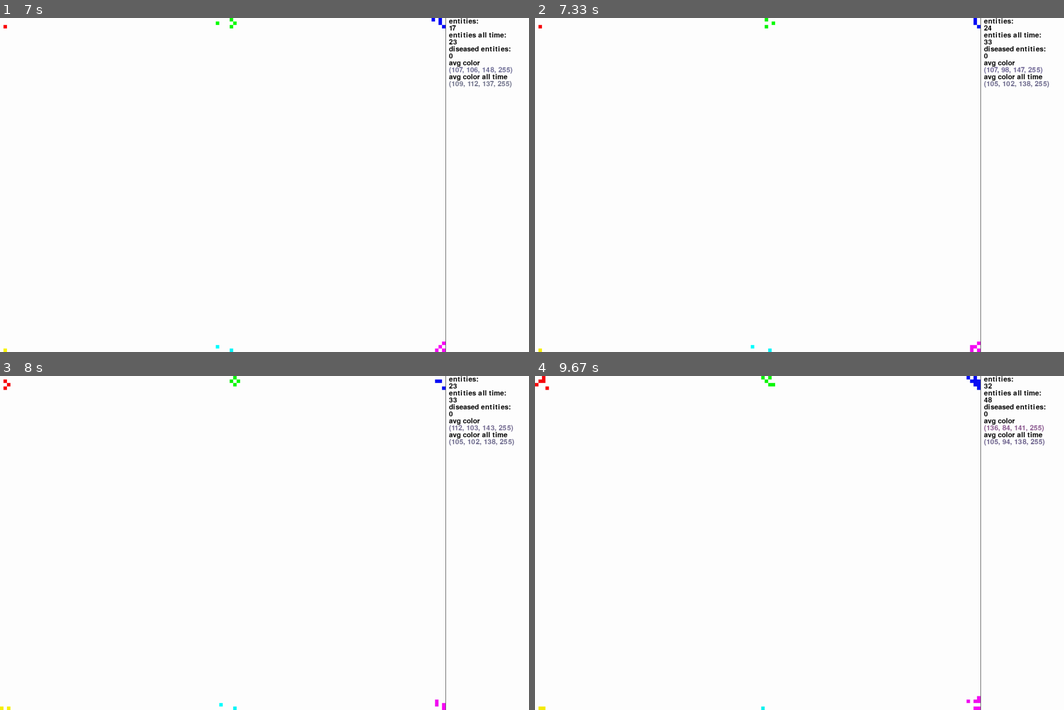
Above: before the commit, frames 1-4 (two rows, left to right).
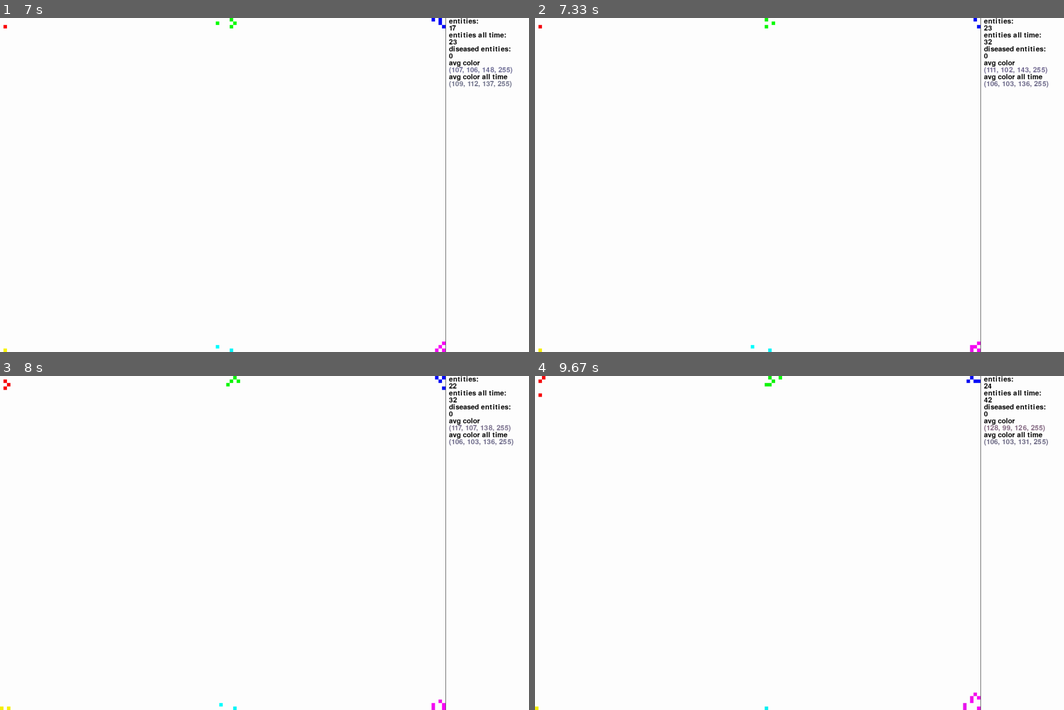
Above: after the commit, the same moments.

Repository: sbwhitt/pygame-life-simulation
Game: pygame game, started from main.py
Two runs of this game, one before a commit and one after it. Both use one fixed random seed, a clock stepped at 60 frames per second and the inputs below.
Inputs:
- Up to frame 1 (7 s): no input
- Up to frame 2 (7.33 s): no input
- Up to frame 3 (8 s): no input
- Up to frame 4 (9.67 s): no input

Frame 1 is identical in both runs. In frame 2, 0.2% of the frame differs, in the area x 82-98%, y 1-21%; in frame 3, 0.3%; in frame 4, 0.5%, in the area x 0-97%, y 0-100%.

Commit message:
clear nourished flag

Diff:
--- a/entity.py
+++ b/entity.py
@@ -39,6 +39,7 @@
     def reproduce(self) -> "Entity|None":
         r = random.randint(0, 1+self.amnt_offspring)
         if (self.nourished or r == 1) and not self.diseased:
+            self.nourished = False
             self.amnt_offspring += 1
             self.age_limit -= 1
             offspring = Entity(self.rect.left, self.rect.top)
